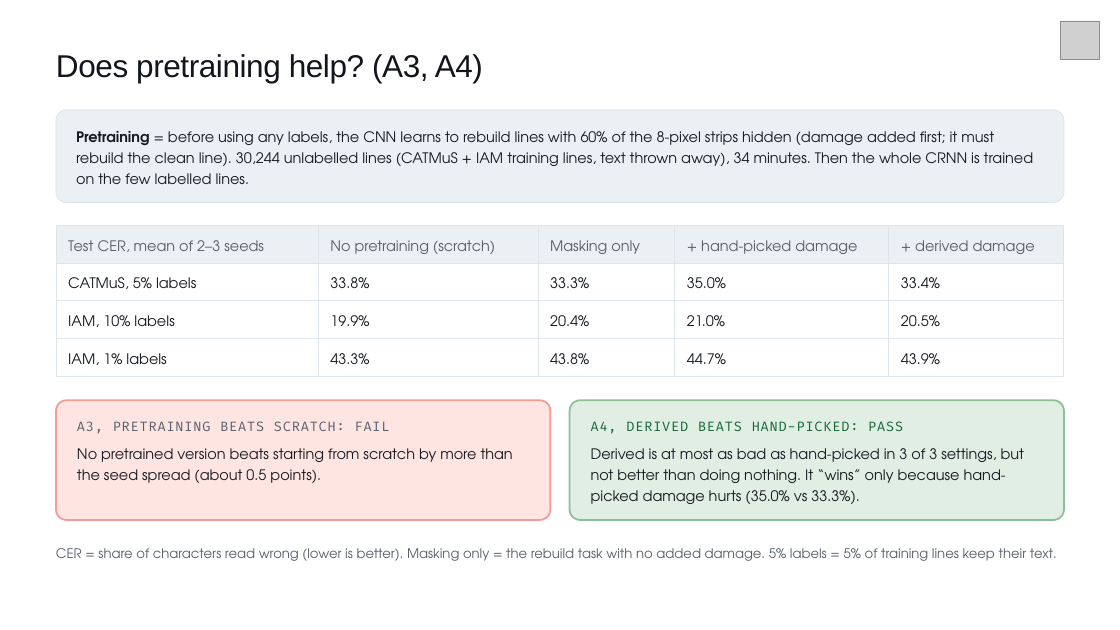
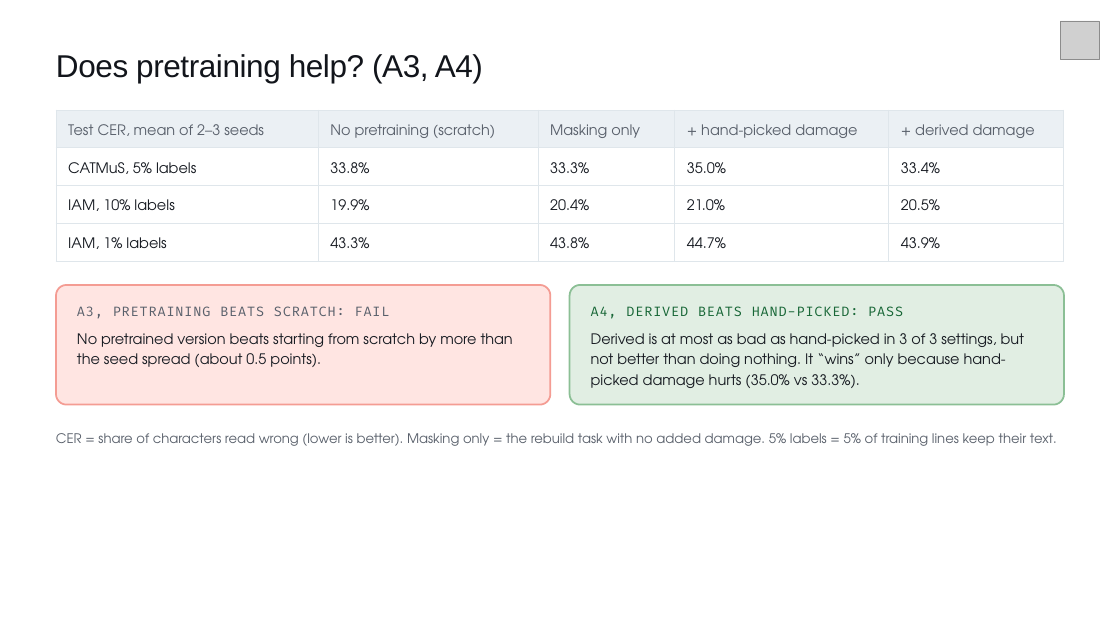
Before and after one commit to Greninja34/learn_what_to_ignore, a slide deck: slide 32 of capstone/reviews/review3/deck/out/review3.pptx (slide 31 before the commit). Drawn at 1120x630 pixels with LibreOffice and Linux fonts; fonts in the diff are those of the drawing; grey boxes stand for pictures. Boxes give left, top, right and bottom in pixels: in the first picture for what was removed or moved away, otherwise in the second. Text is boxed around its words. In the diff, an @@ line names an element or a change of style, - is before the commit and + after.

```diff
--- a/capstone/reviews/review3/deck/out/review3.pptx
+++ b/capstone/reviews/review3/deck/out/review3.pptx
@@ rounded rectangle removed at [56, 110, 1065, 202] @@
@@ text removed at [76, 131, 1034, 184] @@
-Pretraining = before using any labels, the CNN learns to rebuild lines with 60% of the 8-pixel strips hidden (damage added first; it must rebuild the clean line). 30,244 unlabelled lines (CATMuS + IAM training lines, text thrown away), 34 minutes. Then the whole CRNN is trained on the few labelled lines.
@@ 5 texts, 2 rounded rectangles, 1 table: place and size @@
-5 texts, 2 rounded rectangles, 1 table at [56, 225, 1065, 561]
+5 texts, 2 rounded rectangles, 1 table at [56, 110, 1065, 446]
```
Also in this commit, not shown: 3 other slides changed, 1 slide added, 13 other files.
